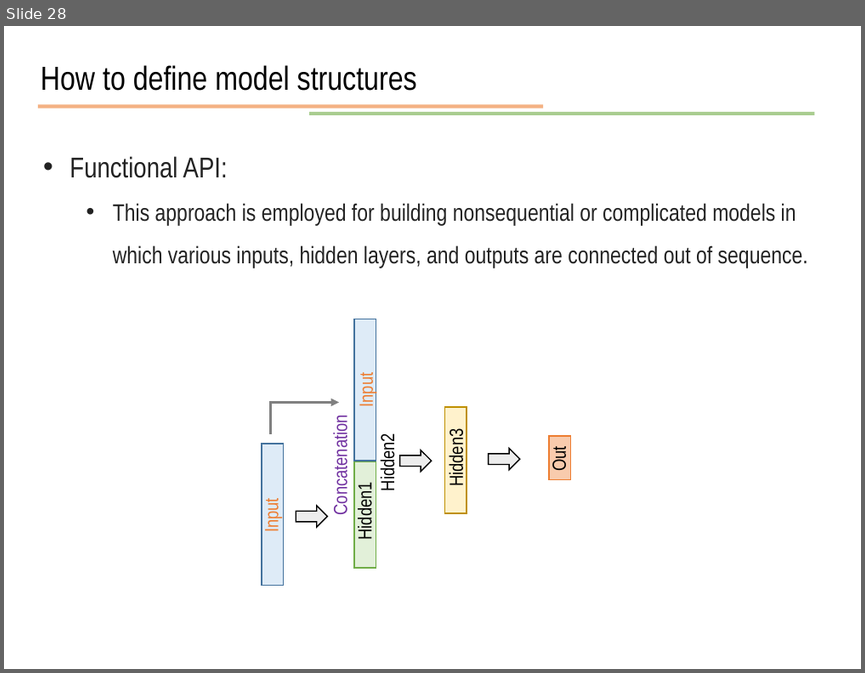
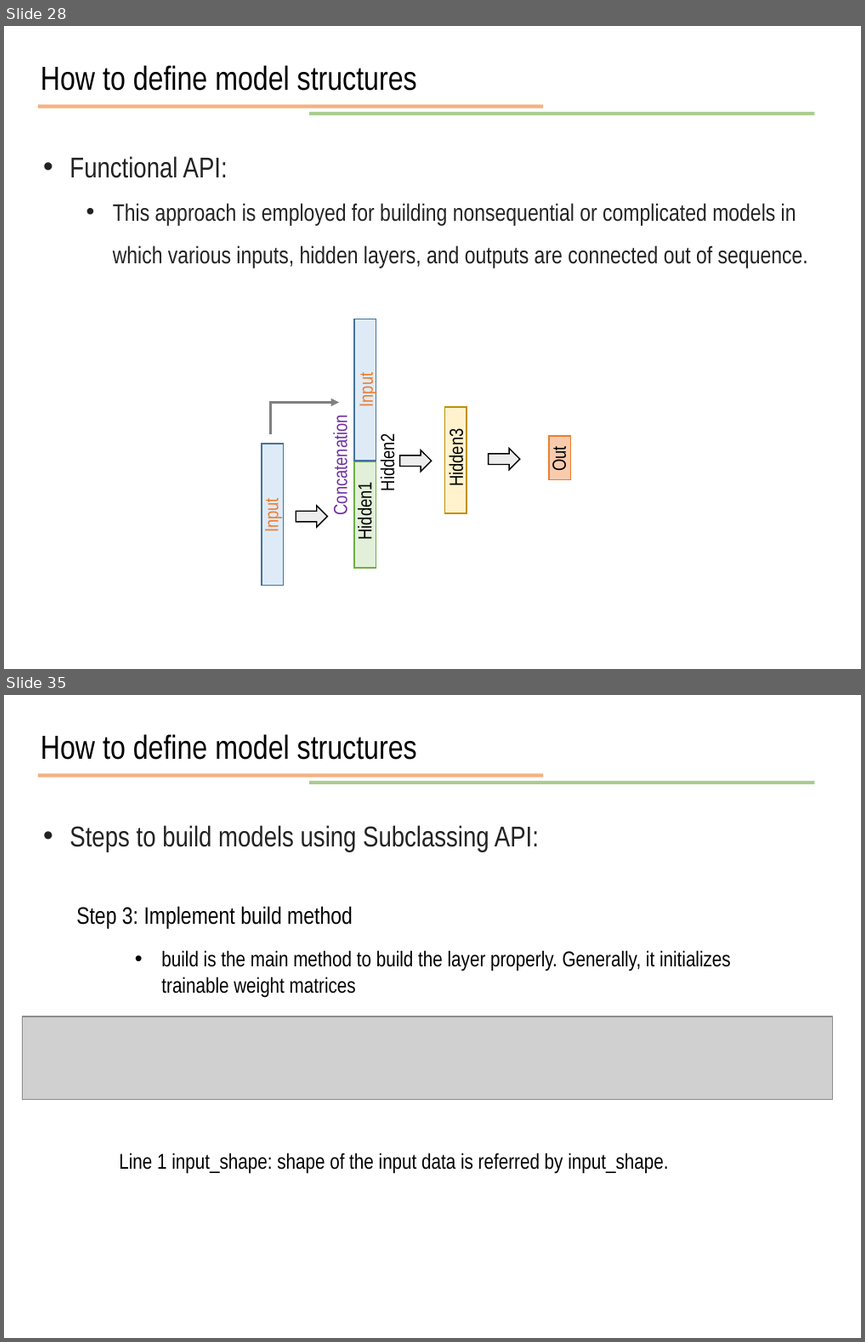
Before and after one commit to JunetaeKim/DeepLearningClass, a slide deck: Week9/week9 Introduction to tensorflow.pptx. Shown one above the other, each under a label of ours: slide 28 before the commit, slides 28 and 35 after it; the slides between them are not shown. The pictures are 865x673 and 865x1342 pixels, drawn with LibreOffice and Linux fonts; fonts in the diff are those of the drawing; grey boxes stand for pictures. Boxes give left, top, right and bottom in pixels: in the first picture for what was removed or moved away, otherwise in the second. Text is boxed around its words. In the diff, an @@ line names an element or a change of style, - is before the commit and + after.

```diff
--- a/Week9/week9 Introduction to tensorflow.pptx
+++ b/Week9/week9 Introduction to tensorflow.pptx
@@ slide 35 added at (4, 695, 861, 1338), background #FFFFFF @@
@@ text added at (41, 734, 417, 760), 28 pt, text #000000 @@
+How to define model structures
@@ line added from (38, 776) to (543, 776), #ED7D31 3 pt @@
@@ line added from (309, 783) to (815, 783), #70AD47 3 pt @@
@@ text added at (69, 825, 539, 851), 24 pt, text #222222 @@
+• Steps to build models using Subclassing API:
@@ text added at (76, 906, 352, 929), 20 pt, text #000000 @@
+Step 3: Implement build method
@@ text added at (161, 950, 731, 998), 18 pt, text #000000 @@
+• build is the main method to build the layer properly. Generally, it initializes trainable weight matrices
@@ picture added at (23, 1016, 833, 1099) @@
@@ text added at (119, 1152, 668, 1174), 18 pt, text #000000 @@
+Line 1 input_shape: shape of the input data is referred by input_shape.
```
Also in this commit, not shown: 3 slides changed, 11 other slides added, 1 other file.
